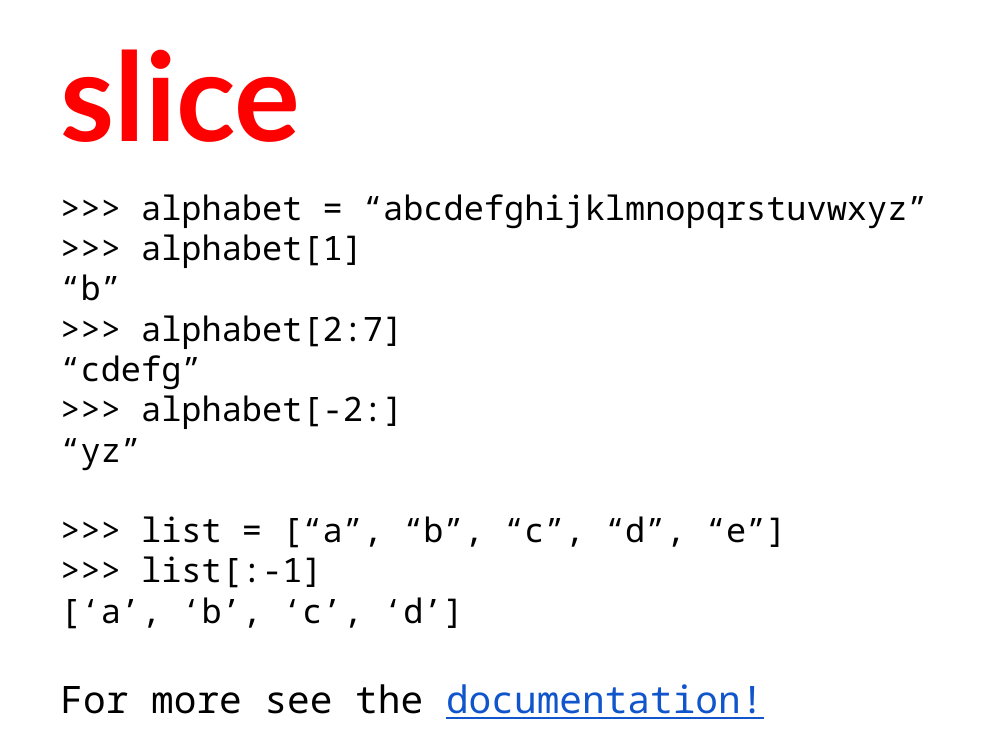
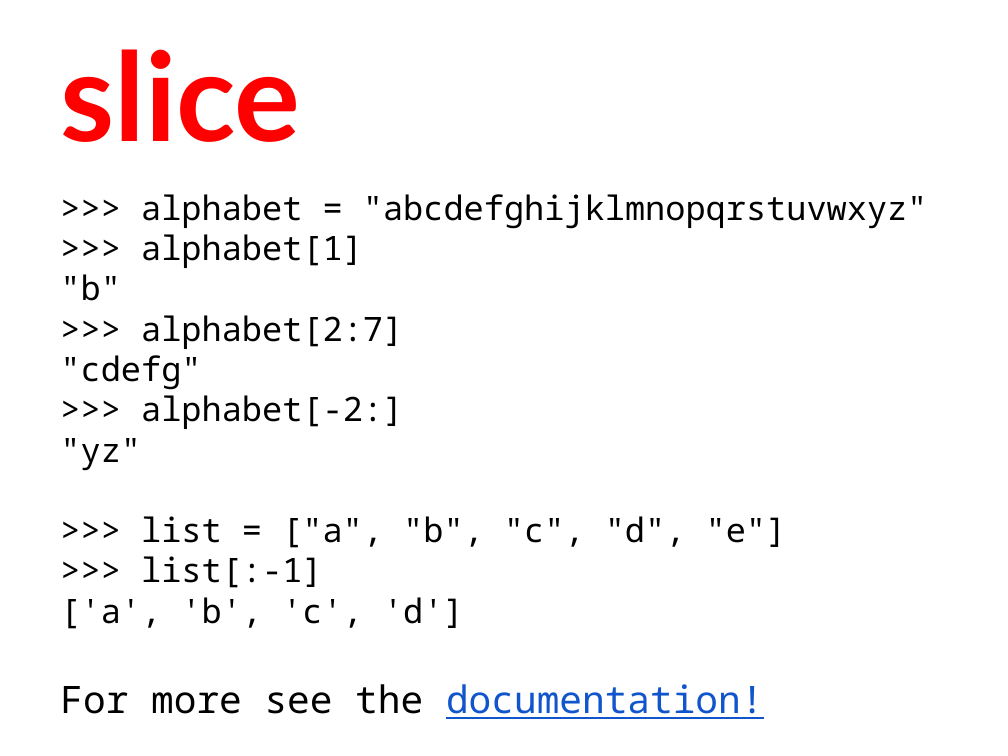
Before and after one commit to humanitiesprogramming/slides, a slide deck: slide 25 of 2017/python/Python Programming Concepts II.pptx. Drawn at 1008x756 pixels with LibreOffice and Linux fonts; fonts in the diff are those of the drawing. Boxes give left, top, right and bottom in pixels: in the first picture for what was removed or moved away, otherwise in the second. Text is boxed around its words. In the diff, an @@ line names an element or a change of style, - is before the commit and + after.

```diff
--- a/2017/python/Python Programming Concepts II.pptx
+++ b/2017/python/Python Programming Concepts II.pptx
@@ text at bbox=[141, 194, 927, 229]: text changed @@
->>> alphabet = “abcdefghijklmnopqrstuvwxyz”
+>>> alphabet = "abcdefghijklmnopqrstuvwxyz"
@@ text at bbox=[60, 274, 120, 301]: text changed @@
-“b”
+"b"
@@ text at bbox=[60, 355, 201, 390]: text changed @@
-“cdefg”
+"cdefg"
@@ text at bbox=[60, 438, 787, 548]: text changed @@
-“yz”
->>> list = [“a”, “b”, “c”, “d”, “e”]
+"yz"
+>>> list = ["a", "b", "c", "d", "e"]
@@ text at bbox=[60, 597, 464, 629]: text changed @@
-[‘a’, ‘b’, ‘c’, ‘d’]
+['a', 'b', 'c', 'd']
```
Also in this commit, not shown: 18 other slides changed, 1 other file.
